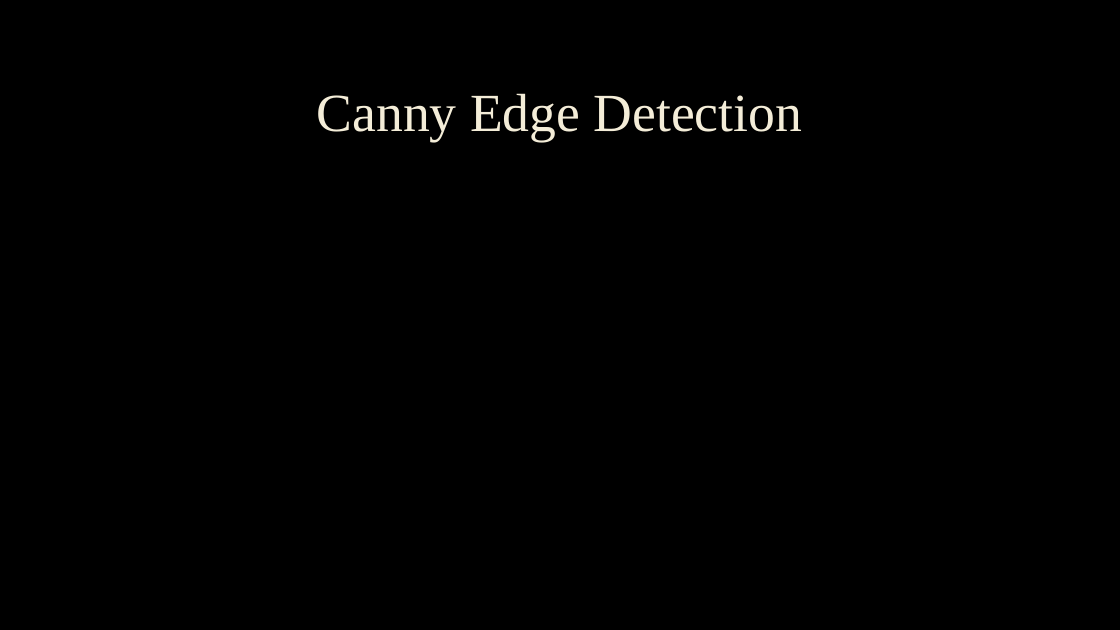
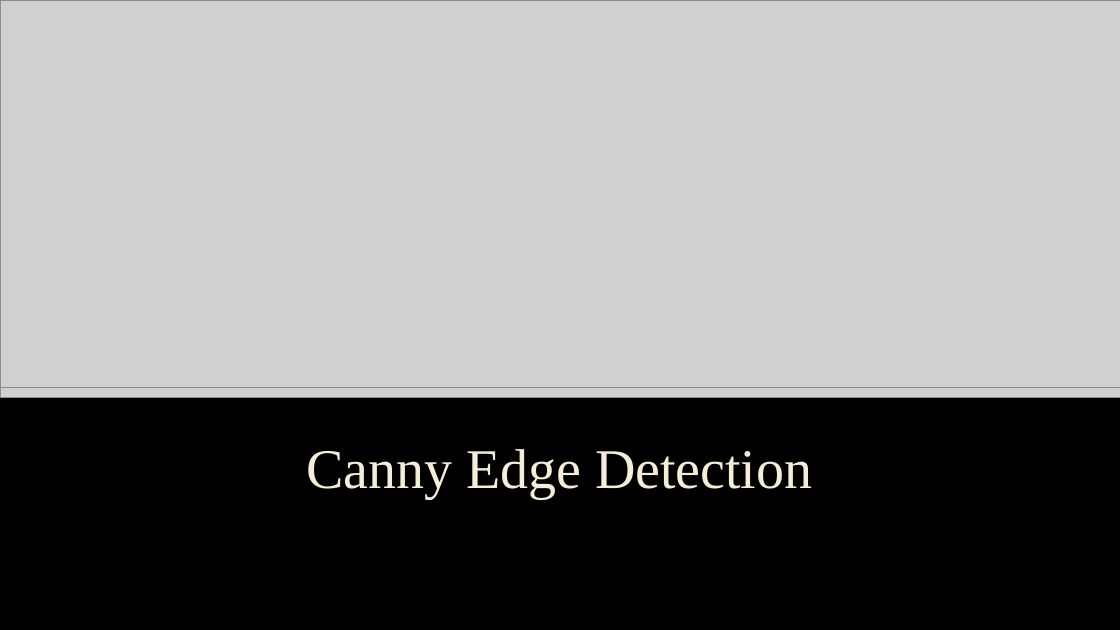
Before and after one commit to RealistikG/jow102_mmp, a slide deck: slide 12 of Mid_project_demo.pptx. Drawn at 1120x630 pixels with LibreOffice and Linux fonts; fonts in the diff are those of the drawing; grey boxes stand for pictures; background and template pictures are left out. Boxes give left, top, right and bottom in pixels: in the first picture for what was removed or moved away, otherwise in the second. Text is boxed around its words. In the diff, an @@ line names an element or a change of style, - is before the commit and + after.

```diff
--- a/Mid_project_demo.pptx
+++ b/Mid_project_demo.pptx
@@ picture added at [0, 0, 1120, 397] @@
@@ picture added at [0, 0, 1120, 388] @@
@@ title "Canny Edge Detection": place and size @@
-title "Canny Edge Detection" at [317, 93, 802, 141]
+title "Canny Edge Detection" at [306, 449, 812, 499]
@@ title "Canny Edge Detection" at [306, 449, 812, 499]: size 46 to 48 pt; vertical alignment middle to bottom @@
```
Also in this commit, not shown: 4 other slides changed, 2 slides added.
